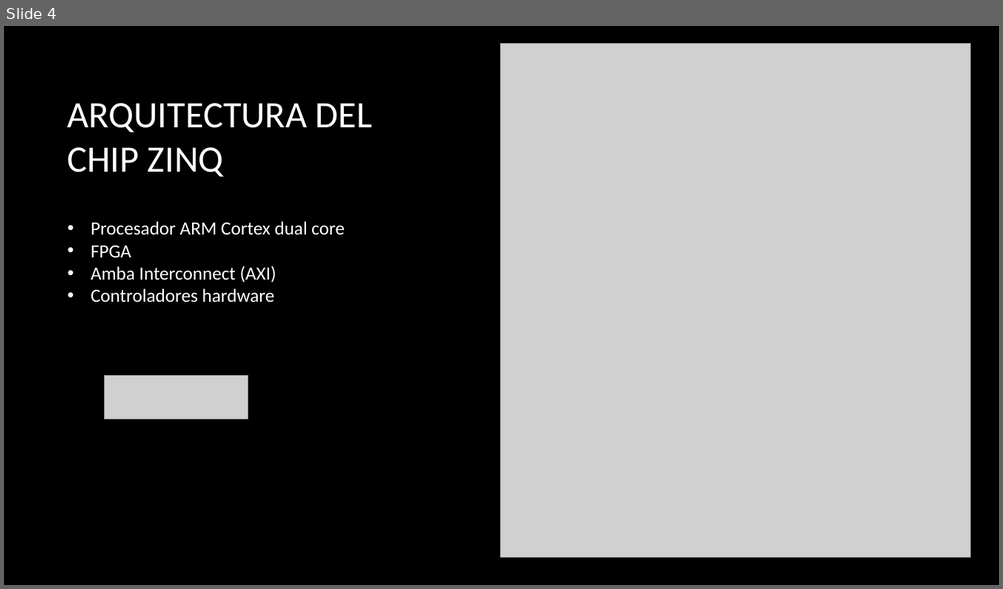
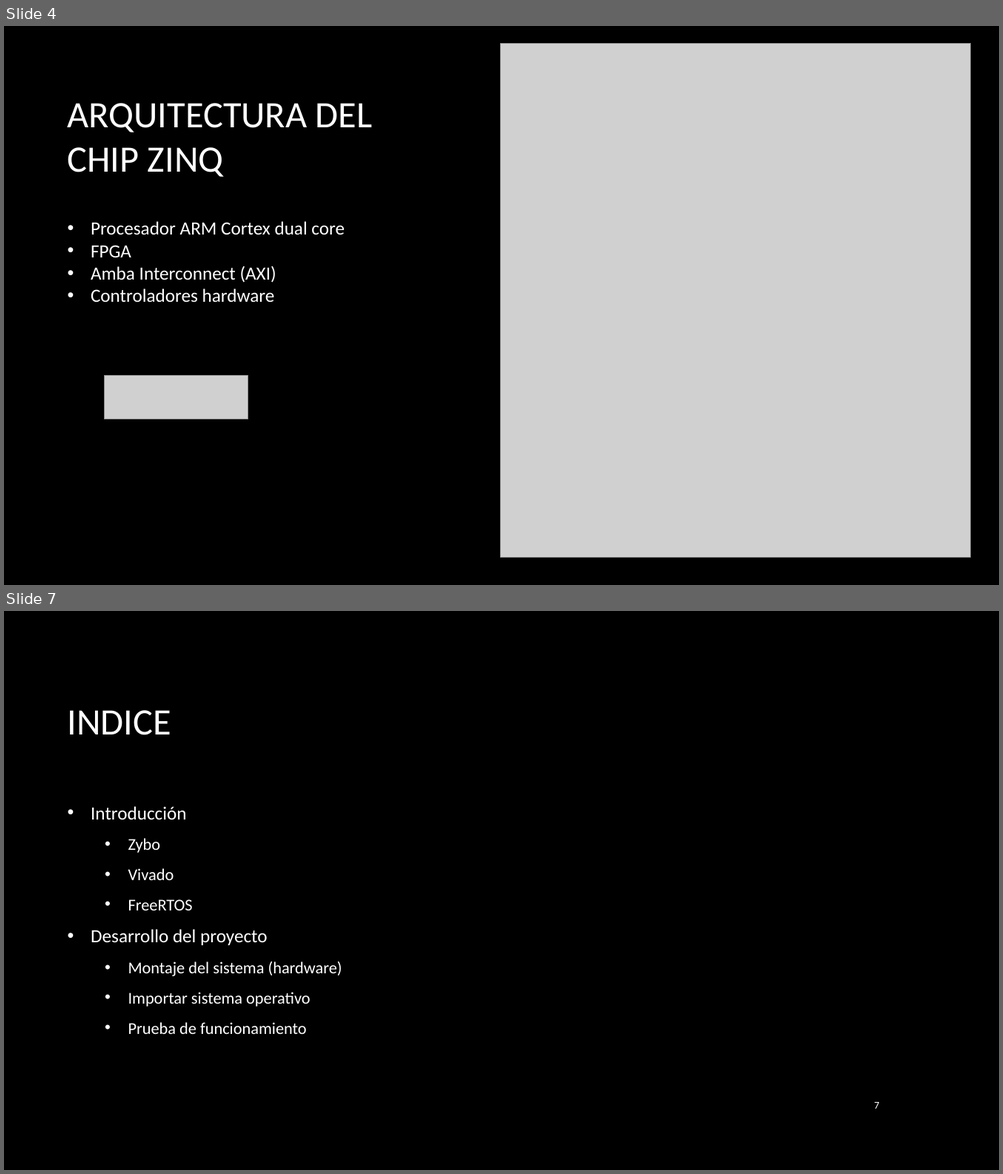
Before and after one commit to kharenzze/Zybo, a slide deck: FreeRTOS/presentación.pptx. Shown one above the other, each under a label of ours: slide 4 before the commit, slides 4 and 7 after it; the slides between them are not shown. The pictures are 1003x589 and 1003x1174 pixels, drawn with LibreOffice and Linux fonts; fonts in the diff are those of the drawing; grey boxes stand for pictures; background and template pictures are left out. Boxes give left, top, right and bottom in pixels: in the first picture for what was removed or moved away, otherwise in the second. Text is boxed around its words. In the diff, an @@ line names an element or a change of style, - is before the commit and + after.

```diff
--- a/FreeRTOS/presentación.pptx
+++ b/FreeRTOS/presentación.pptx
@@ slide 7 added at (4,611,999,1170), background picture (left out) @@
@@ title added at (68,710,171,735), 36 pt, text #FFFFFF @@
+INDICE
@@ text added at (91,806,342,1034), 16 pt, text #FFFFFF @@
+• Introducción
+  • Zybo
+  • Vivado
+  • FreeRTOS
+• Desarrollo del proyecto
+  • Montaje del sistema (hardware)
+  • Importar sistema operativo
+  • Prueba de funcionamiento
@@ page number added at (874,1102,879,1109), 10 pt, text #FFFFFF @@
+7
```
Also in this commit, not shown: 2 slides changed, 7 other slides added, 1 slide removed.
